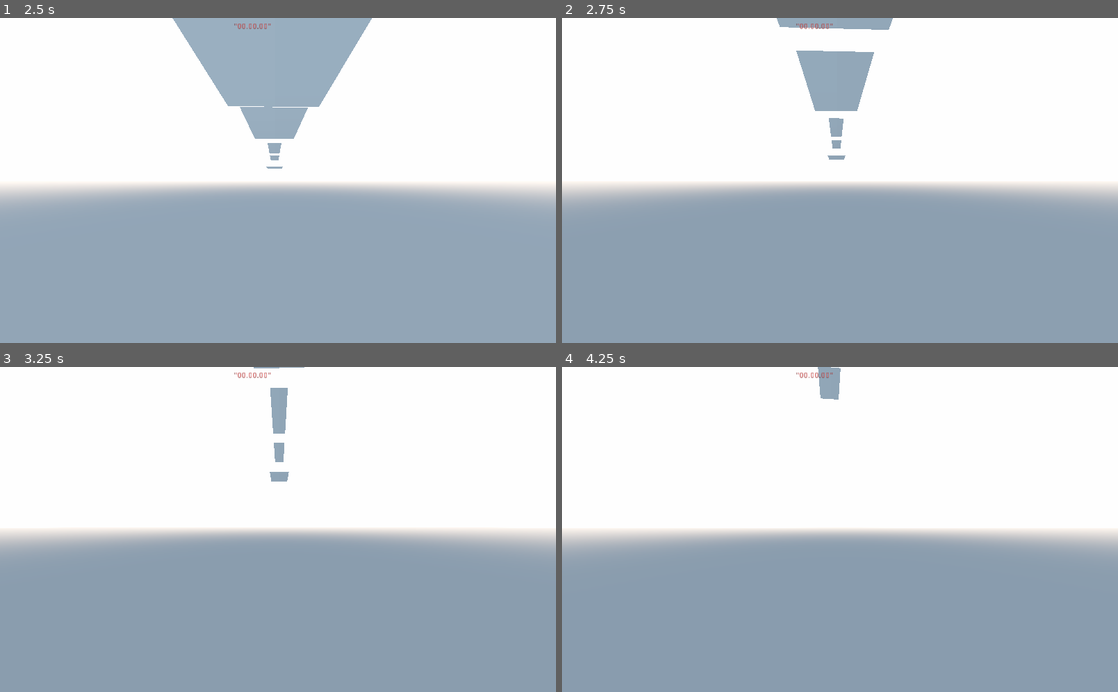
Above: before the commit, frames 1-4 (two rows, left to right).
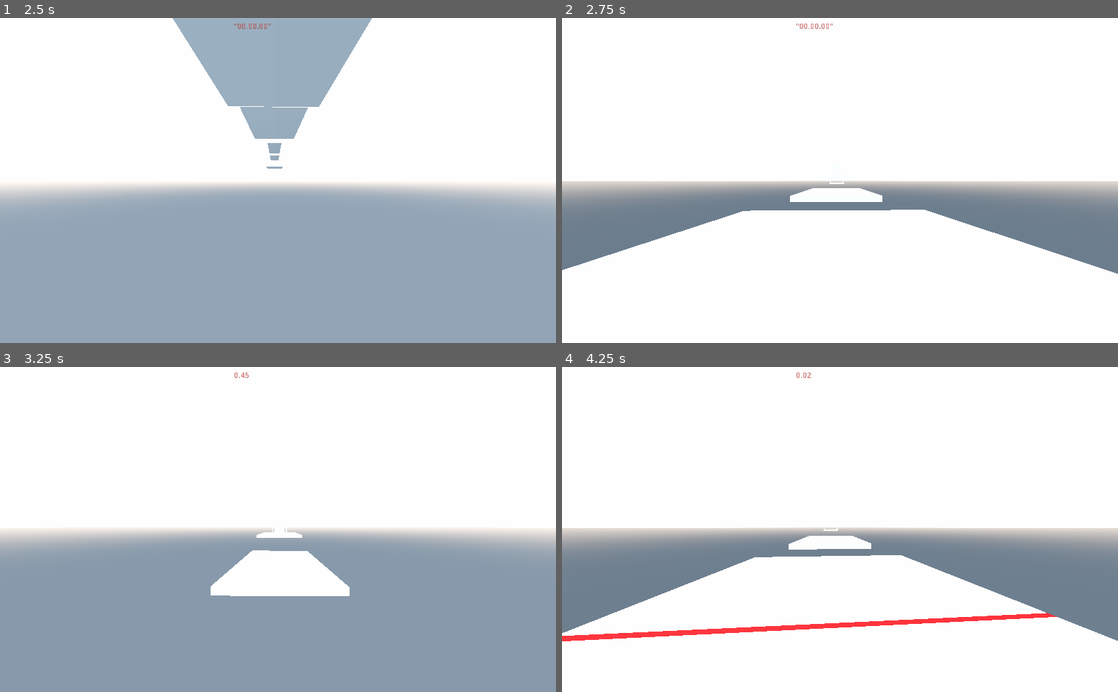
Above: after the commit, the same moments.

Repository: Orrickl/Godot3dgame2024
Game: Godot game, scene res://Level.tscn
Two runs of this game, one before a commit and one after it. Both use one fixed random seed, a clock stepped at 60 frames per second and the inputs below.
Inputs (mouse positions are in pixels of both pictures, inside the frame that each line leads up to):
- Up to frame 1 (2.5 s): move the mouse to (305, 180) at 0.52 s; hold W (forward) from 0.53 s (still down); tap Space (jump) at 0.6, 0.77, 1.07, 1.35, 1.52, 1.82, 2.1 s; move the mouse to (250, 180) at 1.27 s; move the mouse to (289, 174) at 2.02 s
- Up to frame 2 (2.75 s): keep holding W (forward)
- Up to frame 3 (3.25 s): keep holding W (forward); move the mouse to (272, 536) at 2.77 s; tap Space (jump) at 2.85, 3.02 s
- Up to frame 4 (4.25 s): keep holding W (forward); tap Space (jump) at 3.32, 3.6, 3.77, 4.07 s; move the mouse to (878, 532) at 3.52 s; tap R (reset, bound only after the commit) at 4.15 s

Frame 1 is identical in both runs. In frame 2, 53% of the frame differs, in the area x 0-100%, y 0-100%; in frame 3, 3.5%; in frame 4, 51%.

Commit message:
BETTER KEYBINDS + KILLZONE

Diff:
--- a/Level.tscn
+++ b/Level.tscn
@@ -50,6 +50,8 @@
 auto_exposure_enabled = true
 ss_reflections_enabled = true
 
+[sub_resource type="BoxShape" id=21]
+
 [node name="Level" type="Spatial"]
 
 [node name="player" type="KinematicBody" parent="."]
@@ -82,6 +84,9 @@
 fov = 100.0
 far = 2222.0
 
+[node name="Start" type="Position3D" parent="player"]
+transform = Transform( -4.37114e-08, 0, 1, 0, 1, 0, -1, 0, -4.37114e-08, -3.67415e-07, -6.23266, -8.40547 )
+
 [node name="start platform" type="StaticBody" parent="."]
 transform = Transform( 1.5, 0, 0, 0, 1, 0, 0, 0, 1, 14.555, -1, 0 )
 
@@ -93,7 +98,16 @@
 mesh = SubResource( 4 )
 material/0 = SubResource( 16 )
 
-[node name="Label" type="Label" parent="."]
+[node name="start_line" type="StaticBody" parent="start platform"]
+transform = Transform( 0.133333, 0, 0, 0, 0.001, 0, 0, 0, 15, 1.67733, 1, 0 )
+
+[node name="start_line_collision" type="CollisionShape" parent="start platform/start_line"]
+shape = SubResource( 7 )
+
+[node name="start_line_mesh" type="MeshInstance" parent="start platform/start_line"]
+mesh = SubResource( 9 )
+
+[node name="timer" type="Label" parent="."]
 margin_left = 431.0
 margin_top = 9.0
 margin_right = 499.0
@@ -102,15 +116,6 @@
 text = "\"00.00.00\""
 script = ExtResource( 1 )
 
-[node name="start_line" type="StaticBody" parent="."]
-transform = Transform( 0.2, 0, 0, 0, 0.001, 0, 0, 0, 15, 17.071, 0, 0 )
-
-[node name="start_line_collision" type="CollisionShape" parent="start_line"]
-shape = SubResource( 7 )
-
-[node name="start_line_mesh" type="MeshInstance" parent="start_line"]
-mesh = SubResource( 9 )
-
 [node name="Start" type="Area" parent="."]
 transform = Transform( 1, 0, 0, 0, 1, 0, 0, 0, 1, 17.0752, 8.18452, 0 )
 
@@ -193,7 +198,7 @@
 transform = Transform( 1, 0, 0, 0, 1, 0, 0, 0, 1, -82, 0, 0 )
 
 [node name="Finish" type="Area" parent="Fin"]
-transform = Transform( 1, 0, 0, 0, 1, 0, 0, 0, 1, 393.698, 2.46735, 0 )
+transform = Transform( 1, 0, 0, 0, 1, 0, 0, 0, 1, 393.698, 9.44165, 0 )
 
 [node name="CollisionShape" type="CollisionShape" parent="Fin/Finish"]
 transform = Transform( 1, 0, 0, 0, 1, 0, 0, 0, 1, -0.015686, 0.405303, 0 )
@@ -248,5 +253,15 @@
 [node name="WorldEnvironment" type="WorldEnvironment" parent="."]
 environment = SubResource( 18 )
 
-[connection signal="body_entered" from="Start" to="Label" method="_on_Start_body_entered"]
-[connection signal="body_entered" from="Fin/Finish" to="Label" method="_on_Finish_body_entered"]
+[node name="Killbox" type="Area" parent="."]
+transform = Transform( 1, 0, 0, 0, 1, 0, 0, 0, 1, 0, -28.0305, 0 )
+
+[node name="CollisionShape" type="CollisionShape" parent="Killbox"]
+transform = Transform( 400, 0, 0, 0, 1, 0, 0, 0, 100, 201.22, -0.41362, -5.4954 )
+shape = SubResource( 21 )
+
+[connection signal="body_entered" from="Start" to="timer" method="_on_Start_body_entered"]
+[connection signal="body_entered" from="Fin/Finish" to="timer" method="_on_Finish_body_entered"]
+[connection signal="body_shape_exited" from="Fin/Finish" to="player" method="_on_Finish_body_shape_exited"]
+[connection signal="body_entered" from="Killbox" to="player" method="_on_Area_body_entered"]
+[connection signal="body_entered" from="Killbox" to="timer" method="_on_Area_body_entered"]
--- a/Player.gd
+++ b/Player.gd
@@ -4,40 +4,55 @@
 # Declare member variables here. Examples:
 # var a = 2
 # var b = "text"
+
+export var jump_strength := 30.0
 export var speed := 30
-export var jump_strength := 30.0
 export var gravity := 50.0
 
+var playstate := 1
 var _velocity := Vector3.ZERO
 var _snap_vector := Vector3.DOWN
 
 onready var _spring_arm: SpringArm = $SpringArm
 onready var _model: Spatial = $PlayerShape
+onready var _starting_position = $Start.global_translation
+
 
 func _physics_process(delta: float) -> void:
-	var move_direction := Vector3.ZERO
-	move_direction.x = Input.get_action_strength("right") - Input.get_action_strength("left")
-	move_direction.z = Input.get_action_strength("back") - Input.get_action_strength("forward")
-	move_direction = move_direction.rotated(Vector3.UP, _spring_arm.rotation.y)
+	if(playstate==1):
+		var move_direction := Vector3.ZERO
+		move_direction.x = Input.get_action_strength("right") - Input.get_action_strength("left")
+		move_direction.z = Input.get_action_strength("back") - Input.get_action_strength("forward")
+		move_direction = move_direction.rotated(Vector3.UP, _spring_arm.rotation.y)
 
-	_velocity.x = move_direction.x * speed
-	_velocity.z = move_direction.z * speed
+		_velocity.x = move_direction.x * speed
+		_velocity.z = move_direction.z * speed
 
-	_velocity.y -= gravity * delta
+		_velocity.y -= gravity * delta
 
+		var just_landed := is_on_floor() and _snap_vector == Vector3.ZERO
+		var is_jumping := is_on_floor() and Input.is_action_just_pressed("jump")
+		if is_jumping:
+			_velocity.y = jump_strength
+			_snap_vector = Vector3.ZERO
+		elif just_landed:
+			_snap_vector = Vector3.DOWN
+		_velocity = move_and_slide_with_snap(_velocity, _snap_vector, Vector3.UP, true)
 
-	var just_landed := is_on_floor() and _snap_vector == Vector3.ZERO
-	var is_jumping := is_on_floor() and Input.is_action_just_pressed("jump")
-	if is_jumping:
-		_velocity.y = jump_strength
-		_snap_vector = Vector3.ZERO
-	elif just_landed:
-		_snap_vector = Vector3.DOWN
-	_velocity = move_and_slide_with_snap(_velocity, _snap_vector, Vector3.UP, true)
+		if _velocity.length() > 0.2:
+			var look_direction = Vector2(_velocity.z, _velocity.x)
+			_model.rotation.y = look_direction.angle()
 
-	if _velocity.length() > 0.2:
-		var look_direction = Vector2(_velocity.z, _velocity.x)
-		_model.rotation.y = look_direction.angle()
+		if(Input.get_action_strength("reset")!=0):
+			global_translation = _starting_position
 
 func _process(_delta: float) -> void:
 	_spring_arm.translation = translation
+
+func _on_Area_body_entered(body):
+	global_translation = _starting_position
+
+
+
+func _on_Finish_body_shape_exited(body_rid, body, body_shape_index, local_shape_index):
+	playstate = 0
--- a/project.godot
+++ b/project.godot
@@ -45,6 +45,11 @@
 "events": [ Object(InputEventKey,"resource_local_to_scene":false,"resource_name":"","device":0,"alt":false,"shift":false,"control":false,"meta":false,"command":false,"pressed":false,"scancode":0,"physical_scancode":83,"unicode":0,"echo":false,"script":null)
  ]
 }
+reset={
+"deadzone": 0.5,
+"events": [ Object(InputEventKey,"resource_local_to_scene":false,"resource_name":"","device":0,"alt":false,"shift":false,"control":false,"meta":false,"command":false,"pressed":false,"scancode":0,"physical_scancode":82,"unicode":0,"echo":false,"script":null)
+ ]
+}
 
 [physics]
 
--- a/timer.gd
+++ b/timer.gd
@@ -3,18 +3,23 @@
 var time = 0
 var timer_on = false
 
+
+
 func _process(delta):
 	if(timer_on):
 		time += delta
 		text = var2str(round(time*100)/100)
-		print("hi")
-	 #if(not timer_on):
-
+	if(Input.get_action_strength("reset")!=0):
+		time = 0
 
 func _on_Start_body_entered(_body):
 	timer_on = true
 
 
-
 func _on_Finish_body_entered(_body):
 	timer_on = false
+
+
+
+func _on_Area_body_entered(body):
+	timer_on = false
Not shown: 1 places in Level.tscn that only renumber resources
